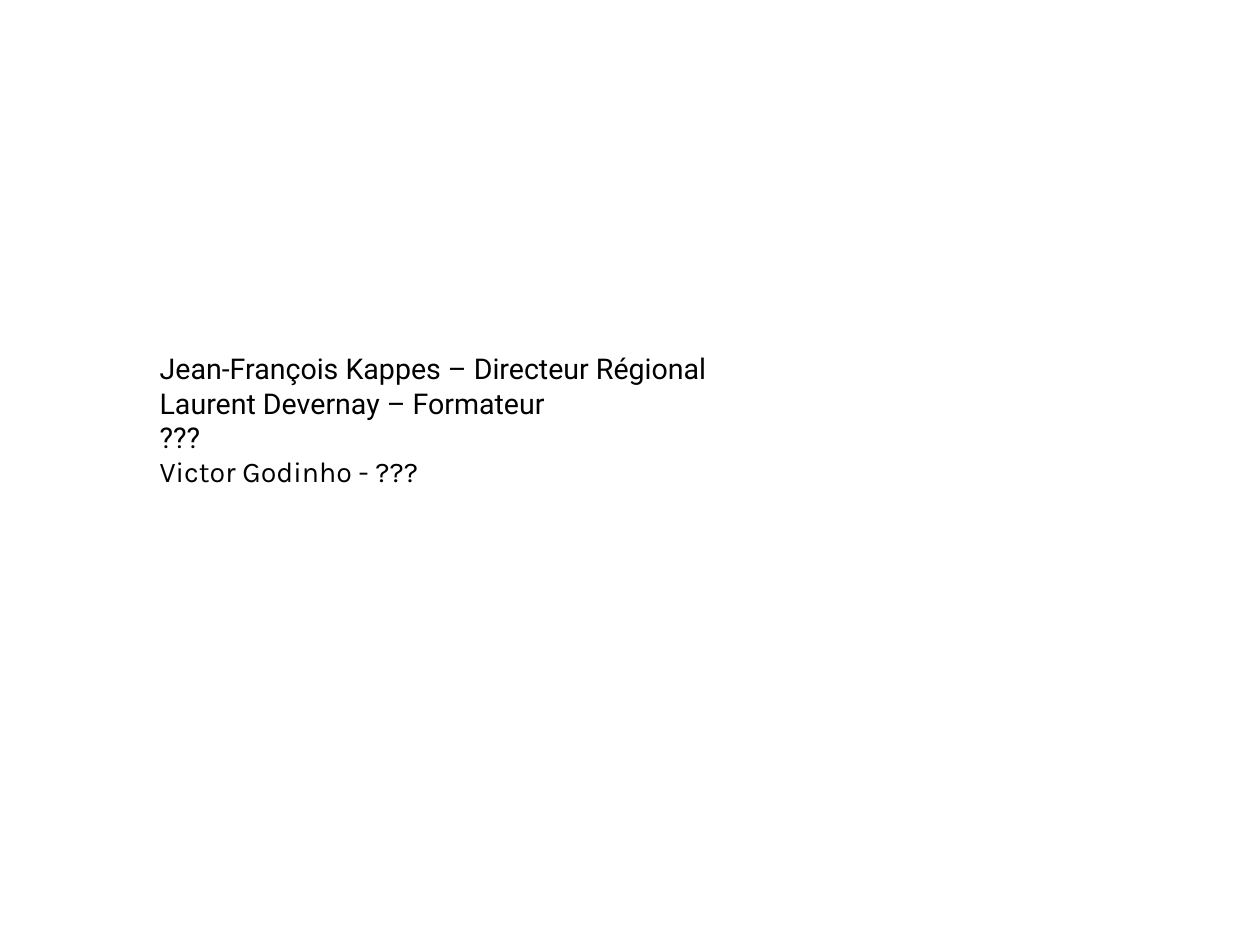
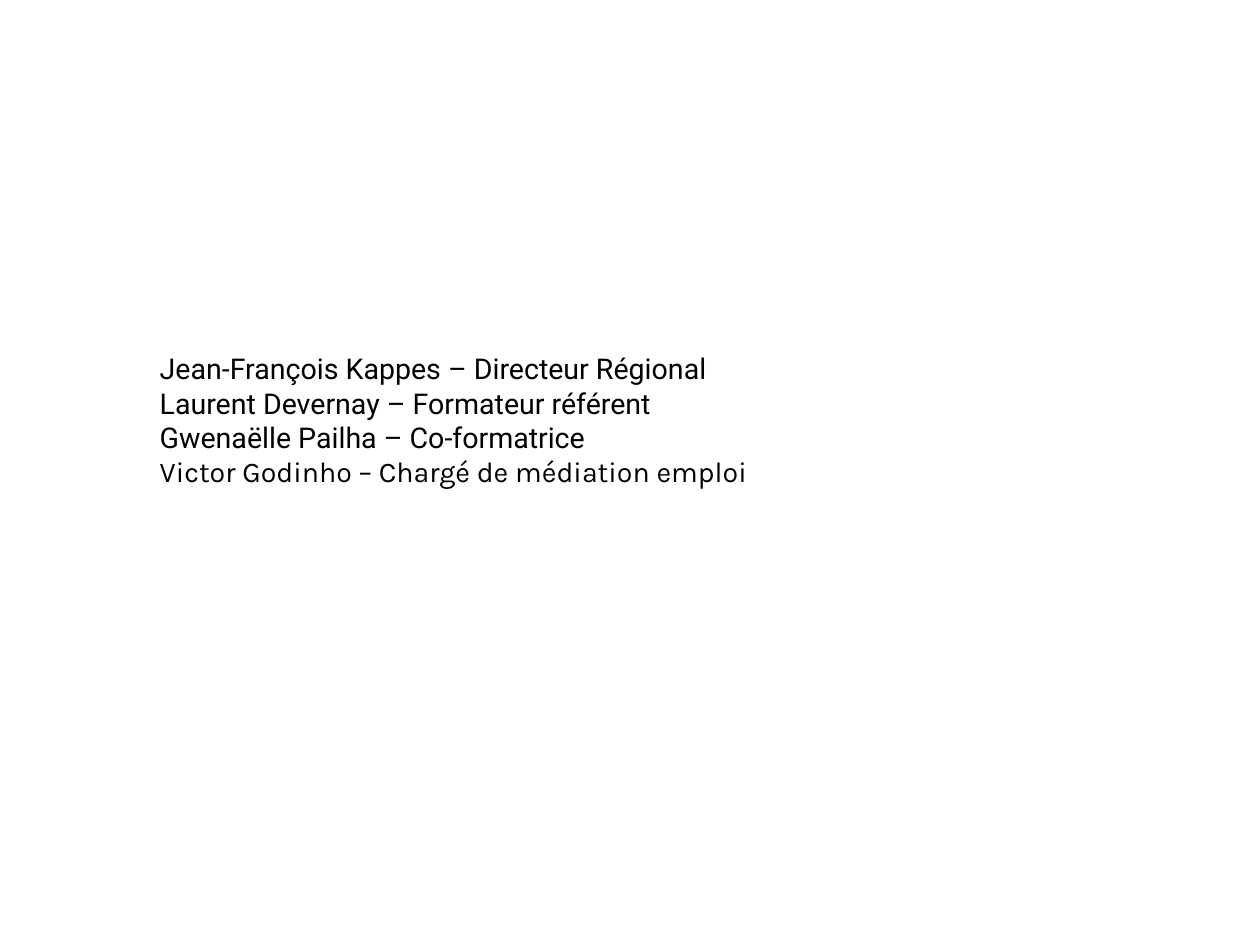
Before and after one commit to SimplonSt-Gaudens/programme-web-dev-promo-2, a slide deck: slide 2 of Prairie/00_Prez promo St-GO#2.odp.pptx. Drawn at 1260x945 pixels with LibreOffice and Linux fonts; fonts in the diff are those of the drawing; background and template pictures are left out. Boxes give left, top, right and bottom in pixels: in the first picture for what was removed or moved away, otherwise in the second. Text is boxed around its words. In the diff, an @@ line names an element or a change of style, - is before the commit and + after.

```diff
--- a/Prairie/00_Prez promo St-GO#2.odp.pptx
+++ b/Prairie/00_Prez promo St-GO#2.odp.pptx
@@ text at [160,392,747,489]: text changed @@
-Laurent Devernay – Formateur
-???
-Victor Godinho - ???
+Laurent Devernay – Formateur référent
+Gwenaëlle Pailha – Co-formatrice
+Victor Godinho – Chargé de médiation emploi
```
Also in this commit, not shown: 10 other slides changed.
